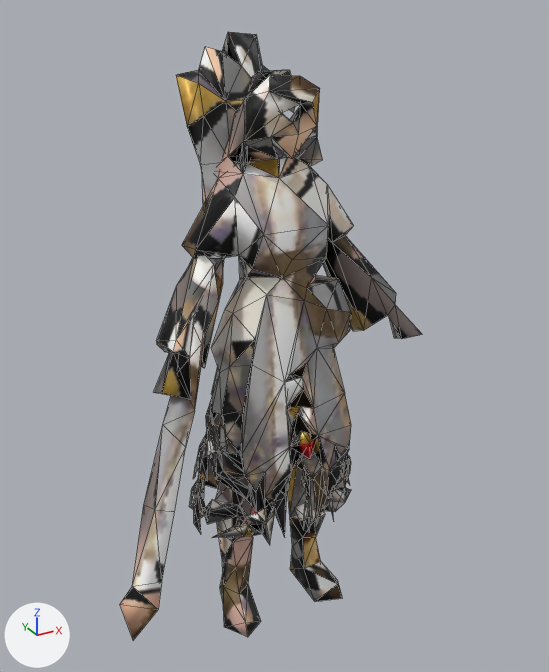
A saved change to the glTF model public/models/v2/cleric_lod1.glb.
One viewpoint serves both versions: a camera (50 mm lens) standing at (-1.032, -1.855, 1.955) and looking at (-0.066, -0.097, 1.076). Every picture has the same lights, and +X, +Y and +Z are marked at lower left. The first picture is the older version. Mesh edges are drawn as thin lines. Vertices at exactly the same position are counted once.

The scene before the commit, as lines of its bpy script (objects in view):
```python
me_cleric_crowd = bpy.data.meshes.new('cleric_crowd')
me_cleric_crowd.from_pydata(...)  # 677 vertices, 1464 faces; spans x -0.65..0.44, y -0.38..0.29, z 0.01..1.88
me_cleric_crowd.materials.append(mat_cleric_crowd_mat)
ob_cleric_crowd = bpy.data.objects.new('cleric_crowd', me_cleric_crowd)
ob_cleric_crowd.location = (0.0, 0.0, 0.0)
```
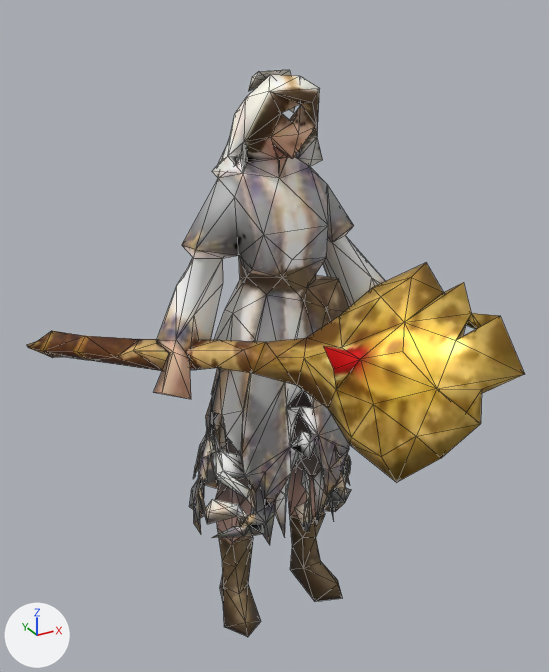
Pixel boxes [x1, y1, x2, y2] of what changed, in the pictures (549 x 672 px; the box of a moved part takes in the faces that stretch with it):
'cleric_crowd', reshaped, surface changed (65% wider, 7% shorter): before [120, 32, 422, 640]; after [27, 70, 525, 637]
part 1 of me_cleric_crowd, moved or reshaped: before [120, 32, 269, 640]; after [27, 263, 525, 482]
part 2 of me_cleric_crowd, surface changed: before [120, 32, 422, 640]; after [27, 70, 525, 637]

Diff of the bpy script that builds the scene:
```diff
--- a/public/models/v2/cleric_lod1.glb.py
+++ b/public/models/v2/cleric_lod1.glb.py
@@ me_cleric_crowd @@
 # used by ob_cleric_crowd; location = (0.0, 0.0, 0.0)
-me_cleric_crowd.from_pydata(...)  # 677 vertices, 1464 faces; spans x -0.65..0.44, y -0.38..0.29, z 0.01..1.88
+me_cleric_crowd.from_pydata(...)  # 677 vertices, 1464 faces; spans x -0.64..0.44, y -0.91..0.63, z 0.01..1.79
+# me_cleric_crowd part 1: the loose piece of 76 vertices spanning x -0.65..0.18, y -0.38..0.29, z 0.45..1.88 is multiplied about its middle by the matrix ((-0.5, 0.787, 0.362), (-0.786, -0.236, -0.572), (-0.364, -0.571, 0.736)), then moved by (-0.08, -0.13, -0.09)
+# me_cleric_crowd part 2: texture (UV) coordinates of 1464 of 1464 faces, centred in x -0.63..0.41, y -0.36..0.28, z 0.01..1.86, changed; they spanned u 0.01..0.99, v 0.01..0.99 and now span u 0.01..0.99, v 0.01..0.99
 me_cleric_crowd.materials.append(mat_cleric_crowd_mat)
```
